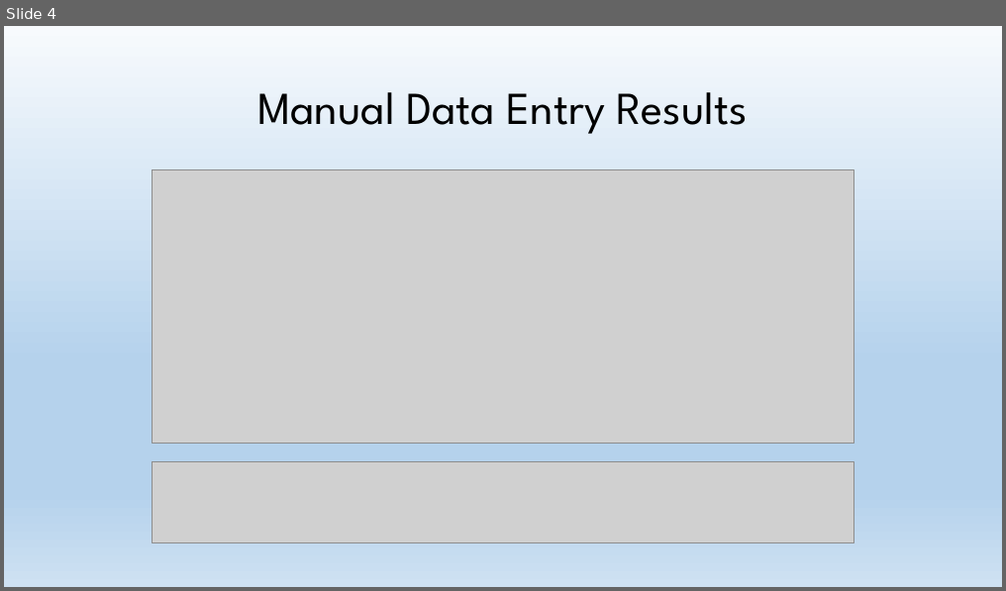
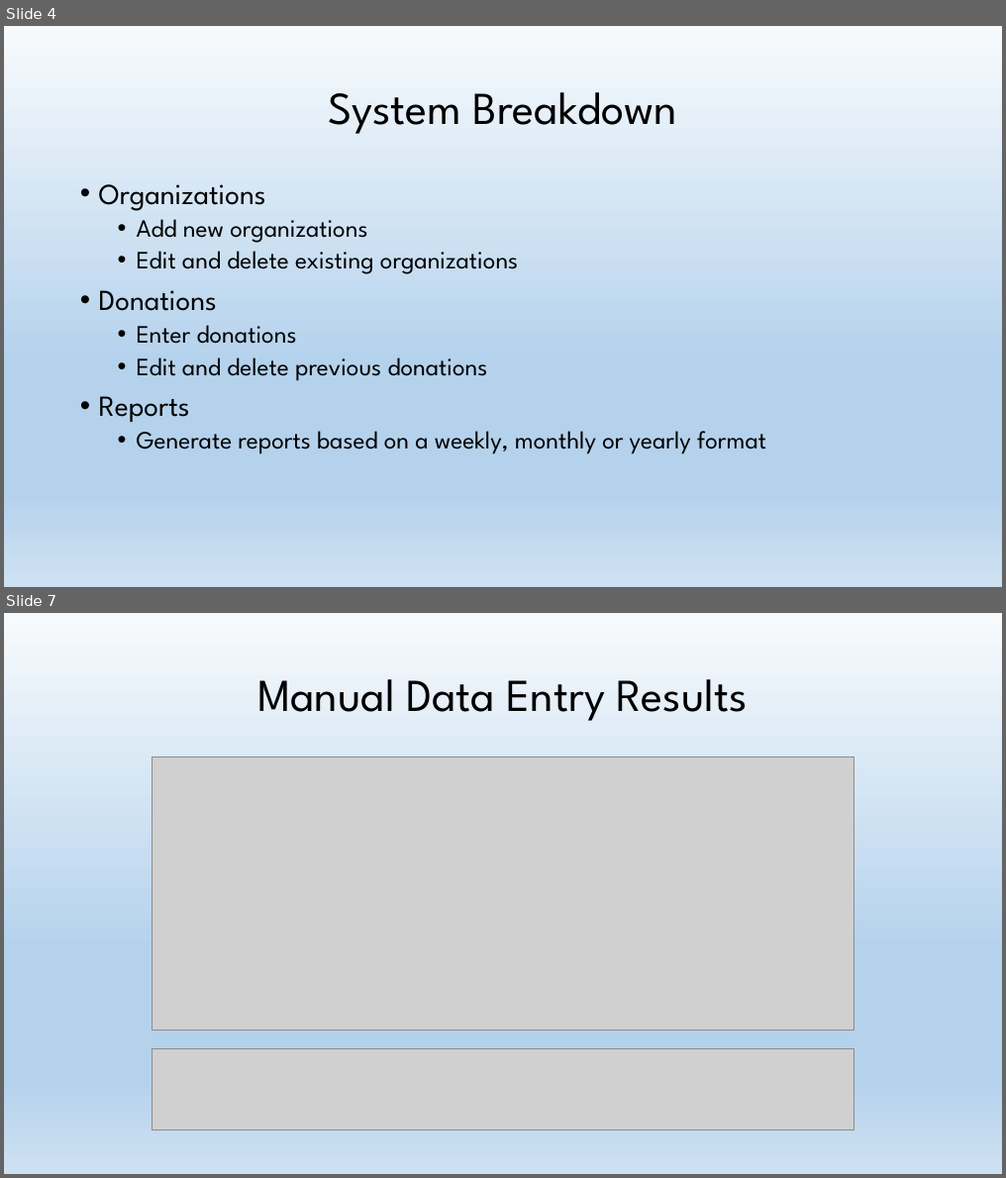
Before and after one commit to ShawnStrong/JustTwoMore, a slide deck: User Eval Report.pptx. Shown one above the other, each under a label of ours: slide 4 before the commit, slides 4 and 7 after it; the slides between them are not shown. The pictures are 1006x591 and 1006x1178 pixels, drawn with LibreOffice and Linux fonts; fonts in the diff are those of the drawing; grey boxes stand for pictures. Boxes give left, top, right and bottom in pixels: in the first picture for what was removed or moved away, otherwise in the second. Text is boxed around its words. In the diff, an @@ line names an element or a change of style, - is before the commit and + after.

```diff
--- a/User Eval Report.pptx
+++ b/User Eval Report.pptx
@@ slide 4 added at (x1=4, y1=26, x2=1002, y2=587), background gradient #F7FAFD to #B5D2EC to #CEE1F2 @@
@@ title added at (x1=328, y1=92, x2=677, y2=134), 44 pt, text #000000 @@
+System Breakdown
@@ text added at (x1=99, y1=184, x2=766, y2=455), 24 pt, text #000000 @@
+• Organizations
+  • Add new organizations
+  • Edit and delete existing organizations
+• Donations
+  • Enter donations
+  • Edit and delete previous donations
+• Reports
+  • Generate reports based on a weekly, monthly or yearly format
@@ what was slide 4 is now slide 7 @@
```
Also in this commit, not shown: 4 slides changed, 3 other slides added, 1 slide removed.
